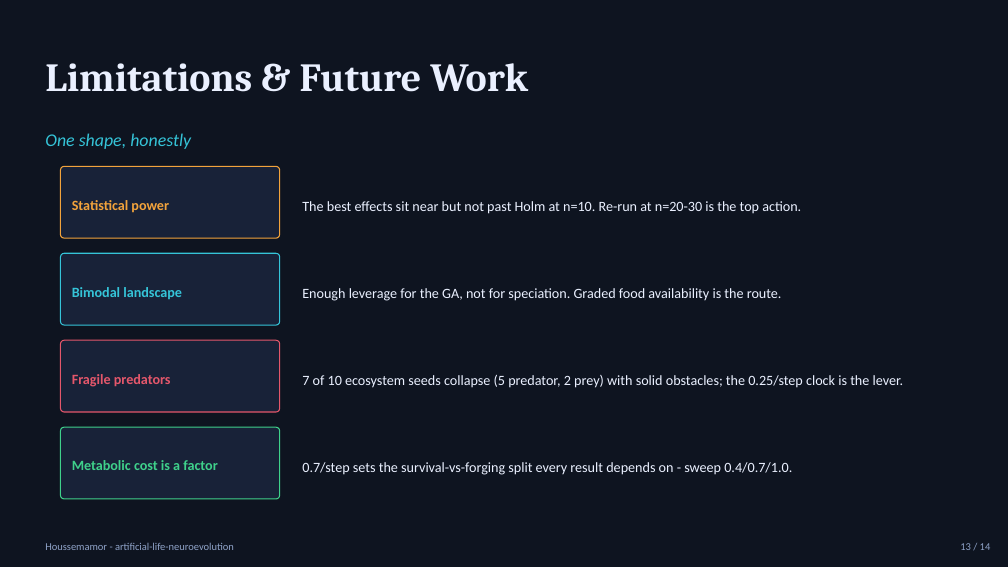
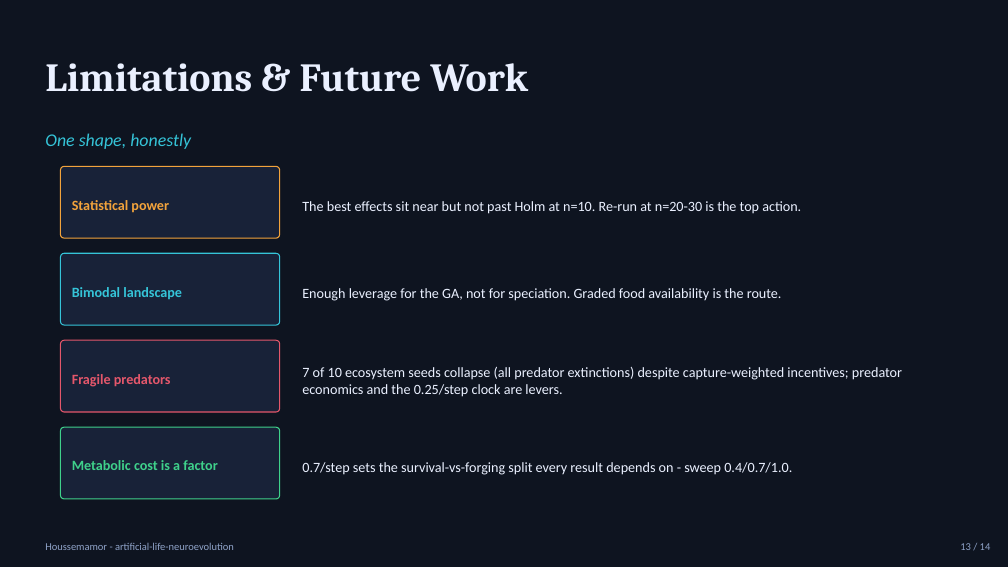
Before and after one commit to Houssemamor/ARTIFICIAL-LIFE-Simulation-Using-Neuroevolution-and-Genetic-Algorithms, a slide deck: slide 13 of docs/presentation_deck.pptx. Drawn at 1008x567 pixels with LibreOffice and Linux fonts; fonts in the diff are those of the drawing. Boxes give left, top, right and bottom in pixels: in the first picture for what was removed or moved away, otherwise in the second. Text is boxed around its words. In the diff, an @@ line names an element or a change of style, - is before the commit and + after.

Commit message:
feat(coevolution): add role-specific predator incentives and refresh ecosystem artifacts - add optional prey/predator fitness weight overrides and apply them in coevolution and ecosystem fitness updates - tune predator_prey config to weight captures more heavily for predators - rerun coevolution, ecosystem, stability sweep, and showcase under the new incentives; rebuild dashboard/deck and update docs to match - fix minor lint issues and generalization dashboard wording/tests; update local test-count reporting to 307

```diff
--- a/docs/presentation_deck.pptx
+++ b/docs/presentation_deck.pptx
@@ text at [302,367,902,397]: text changed @@
-7 of 10 ecosystem seeds collapse (5 predator, 2 prey) with solid obstacles; the 0.25/step clock is the lever.
+7 of 10 ecosystem seeds collapse (all predator extinctions) despite capture-weighted incentives; predator economics and the 0.25/step clock are levers.
```
Also in this commit, not shown: 2 other slides changed, 14 other files.
